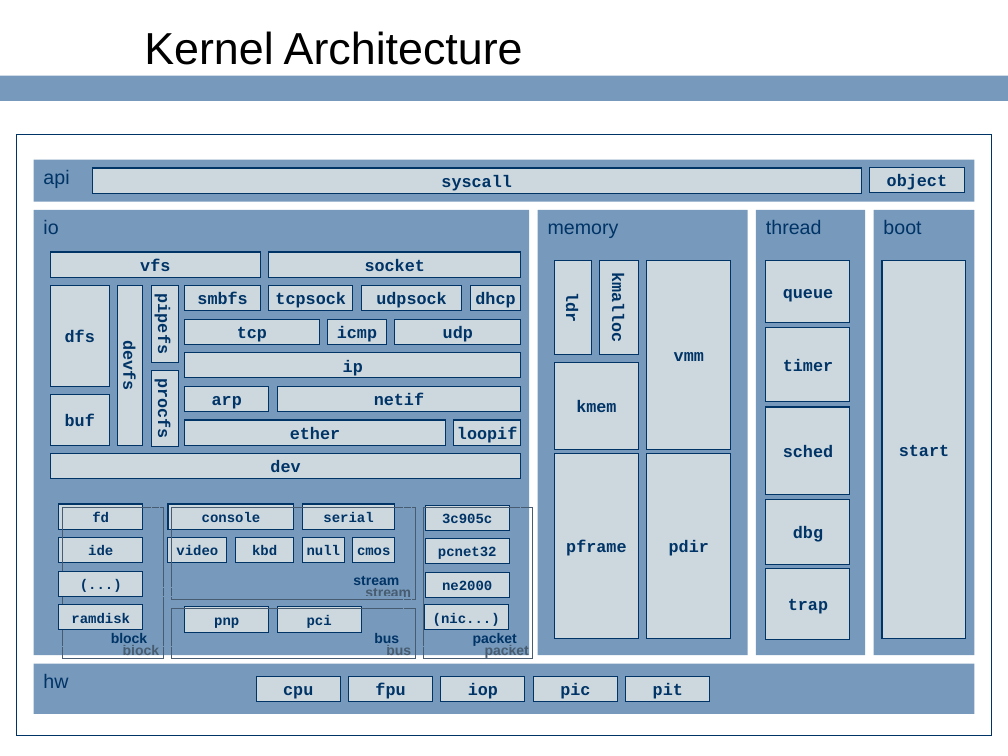
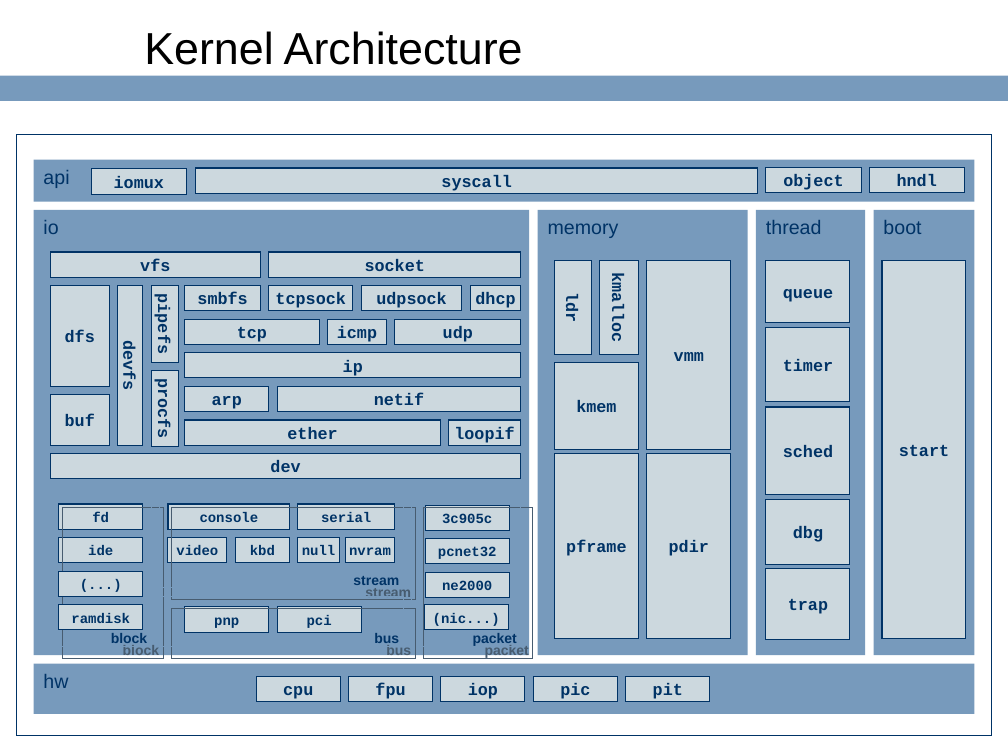
Before and after one commit to ringgaard/sanos, a slide deck: slide 9 of doc/sanostech.ppt. Drawn at 1008x756 pixels with LibreOffice and Linux fonts; fonts in the diff are those of the drawing; background and template pictures are left out. Boxes give left, top, right and bottom in pixels: in the first picture for what was removed or moved away, otherwise in the second. Text is boxed around its words. In the diff, an @@ line names an element or a change of style, - is before the commit and + after.

```diff
--- a/doc/sanostech.ppt
+++ b/doc/sanostech.ppt
@@ rectangle added at <box>91,169,186,195</box>, fill #CCD8DE, outline #003366 0.74 pt, 12 pt, text #003366, bold @@
+iomux
@@ rectangle "syscall": place and size @@
-rectangle "syscall" at <box>93,168,862,194</box>
+rectangle "syscall" at <box>196,168,758,194</box>
@@ rectangle "object": place and size @@
-rectangle "object" at <box>869,167,965,193</box>
+rectangle "object" at <box>766,167,862,193</box>
@@ rectangle added at <box>869,167,965,193</box>, fill #CCD8DE, outline #003366 0.74 pt, 12 pt, text #003366, bold @@
+hndl
@@ rectangle "ether": place and size @@
-rectangle "ether" at <box>184,420,445,446</box>
+rectangle "ether" at <box>184,420,440,446</box>
@@ rectangle "loopif": place and size @@
-rectangle "loopif" at <box>454,420,521,446</box>
+rectangle "loopif" at <box>449,420,521,446</box>
@@ rectangle "console": place and size @@
-rectangle "console" at <box>168,504,294,529</box>
+rectangle "console" at <box>168,504,290,529</box>
@@ rectangle "serial": place and size @@
-rectangle "serial" at <box>302,504,395,529</box>
+rectangle "serial" at <box>297,504,394,529</box>
@@ rectangle "kbd": place and size @@
-rectangle "kbd" at <box>235,537,293,562</box>
+rectangle "kbd" at <box>235,537,289,562</box>
@@ rectangle "null": place and size @@
-rectangle "null" at <box>302,537,345,562</box>
+rectangle "null" at <box>297,537,340,562</box>
@@ rectangle "nvram": place and size @@
-rectangle "nvram" at <box>353,537,395,562</box>
+rectangle "nvram" at <box>346,537,395,562</box>
@@ text in rectangle at <box>349,547,391,555</box>: text changed @@
-cmos
+nvram
```
Also in this commit, not shown: 6 other slides changed, 3 slides added, 1 slide removed.
